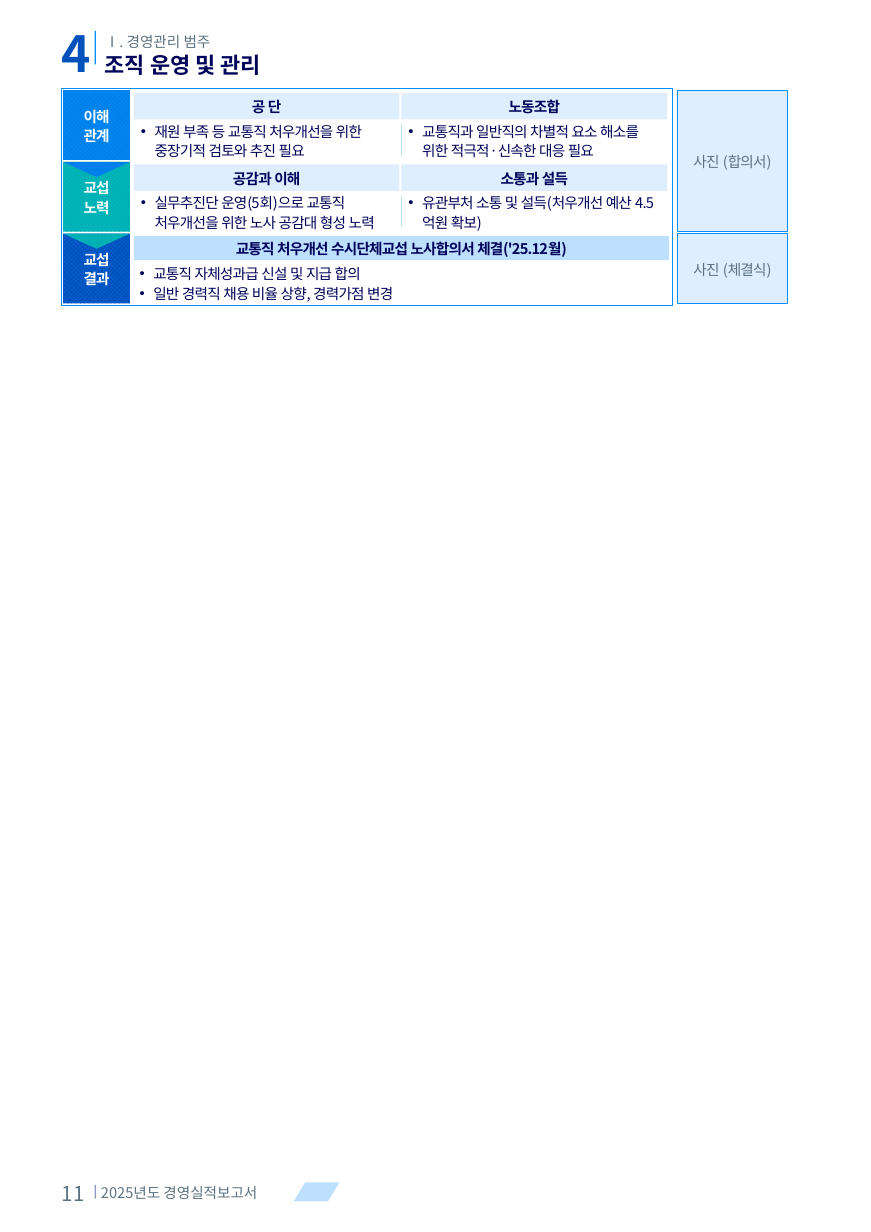
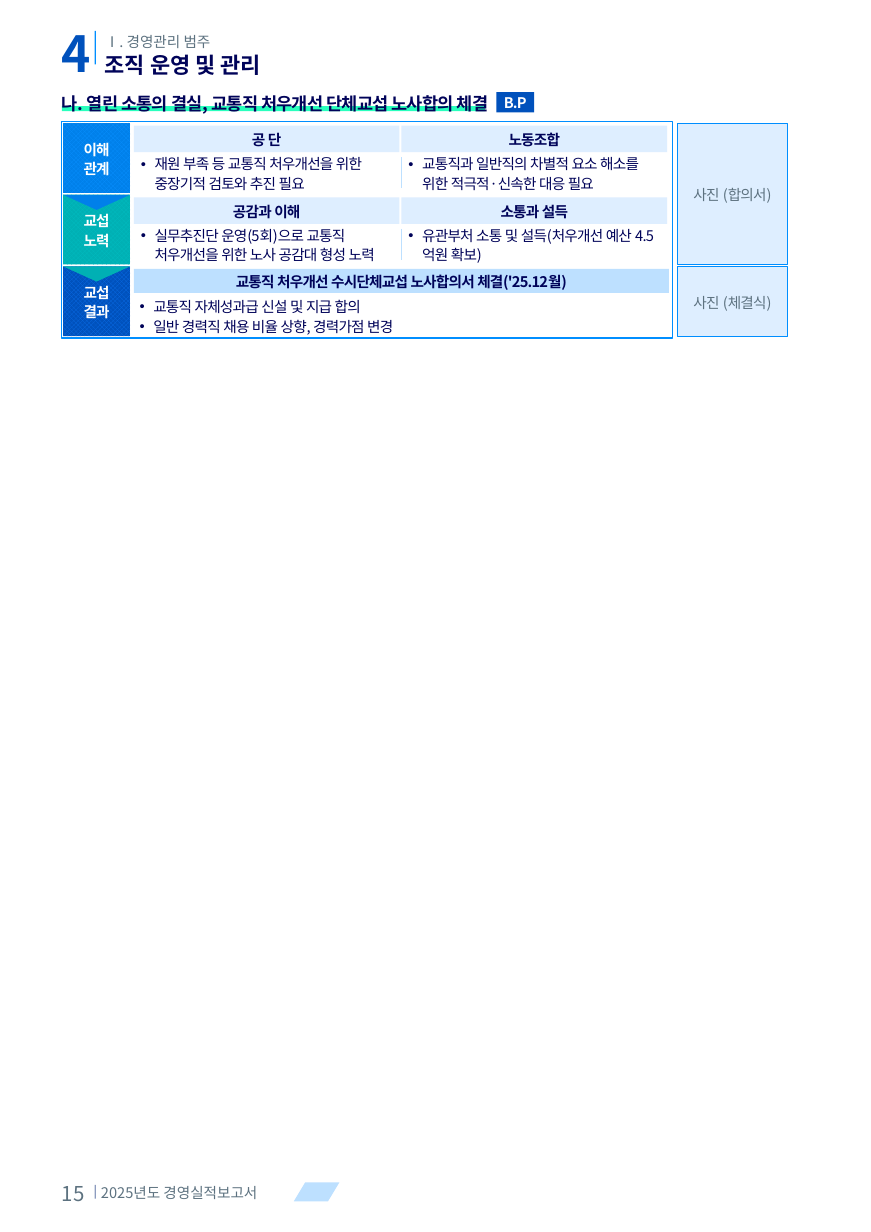
Before and after one commit to khjlsi-creator/claude, a slide deck: slide 15 of korad-경영평가-ppt/KORAD_경영평가_레이아웃_템플릿_A4세로.pptx (slide 11 before the commit). Drawn at 871x1232 pixels with LibreOffice and Linux fonts; fonts in the diff are those of the drawing. Boxes give left, top, right and bottom in pixels: in the first picture for what was removed or moved away, otherwise in the second. Text is boxed around its words. In the diff, an @@ line names an element or a change of style, - is before the commit and + after.

```diff
--- a/korad-경영평가-ppt/KORAD_경영평가_레이아웃_템플릿_A4세로.pptx
+++ b/korad-경영평가-ppt/KORAD_경영평가_레이아웃_템플릿_A4세로.pptx
@@ rectangle added at <box>62,106,486,112</box>, fill #29FFBD @@
@@ text added at <box>62,92,488,115</box>, 12 pt, text #000359, bold @@
+나. 열린 소통의 결실, 교통직 처우개선 단체교섭 노사합의 체결
@@ rectangle added at <box>496,92,534,112</box>, fill #0051BC @@
@@ text added at <box>504,97,527,113</box>, 10 pt, text #FFFFFF, bold @@
+B.P
@@ 9 texts, 5 rectangles, 2 lines, 1 freeform shape: place and size @@
-9 texts, 5 rectangles, 2 lines, 1 freeform shape at <box>62,88,672,305</box>
+9 texts, 5 rectangles, 2 lines, 1 freeform shape at <box>62,121,672,338</box>
@@ 6 texts, 6 rectangles, 1 freeform shape: place and size @@
-6 texts, 6 rectangles, 1 freeform shape at <box>63,91,788,303</box>
+6 texts, 6 rectangles, 1 freeform shape at <box>63,123,788,336</box>
@@ text at <box>62,1186,85,1201</box>: text changed @@
-11
+15
```
Also in this commit, not shown: 23 other slides changed, 7 slides added, 15 slides removed, 7 other files.
